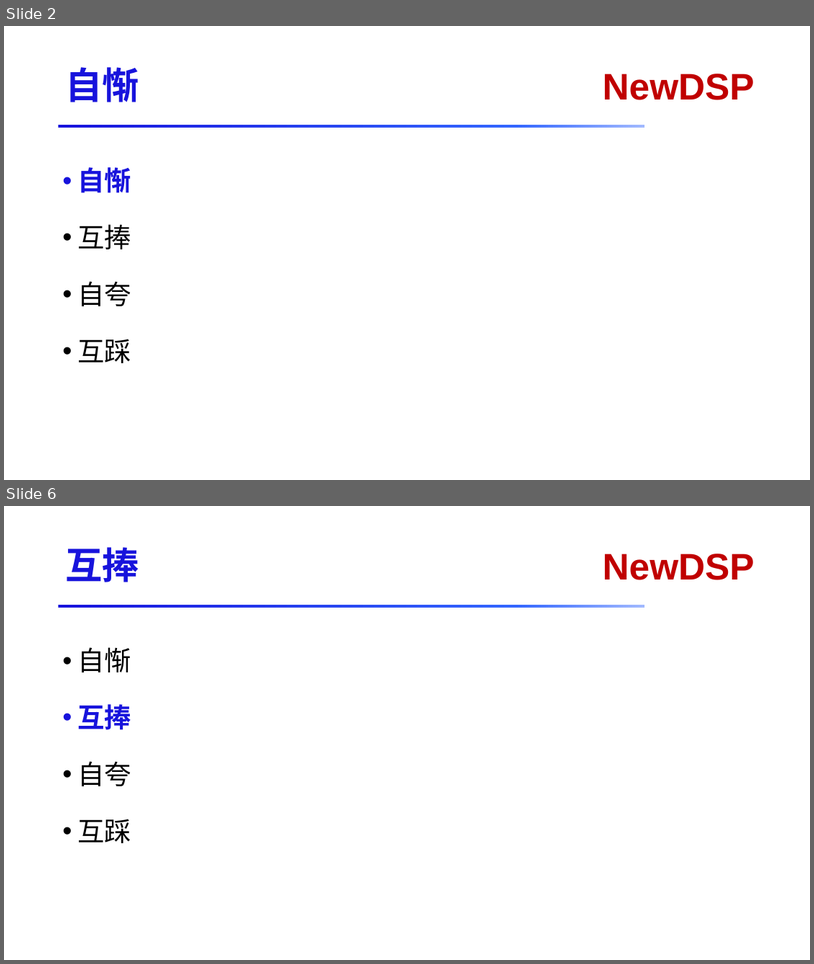
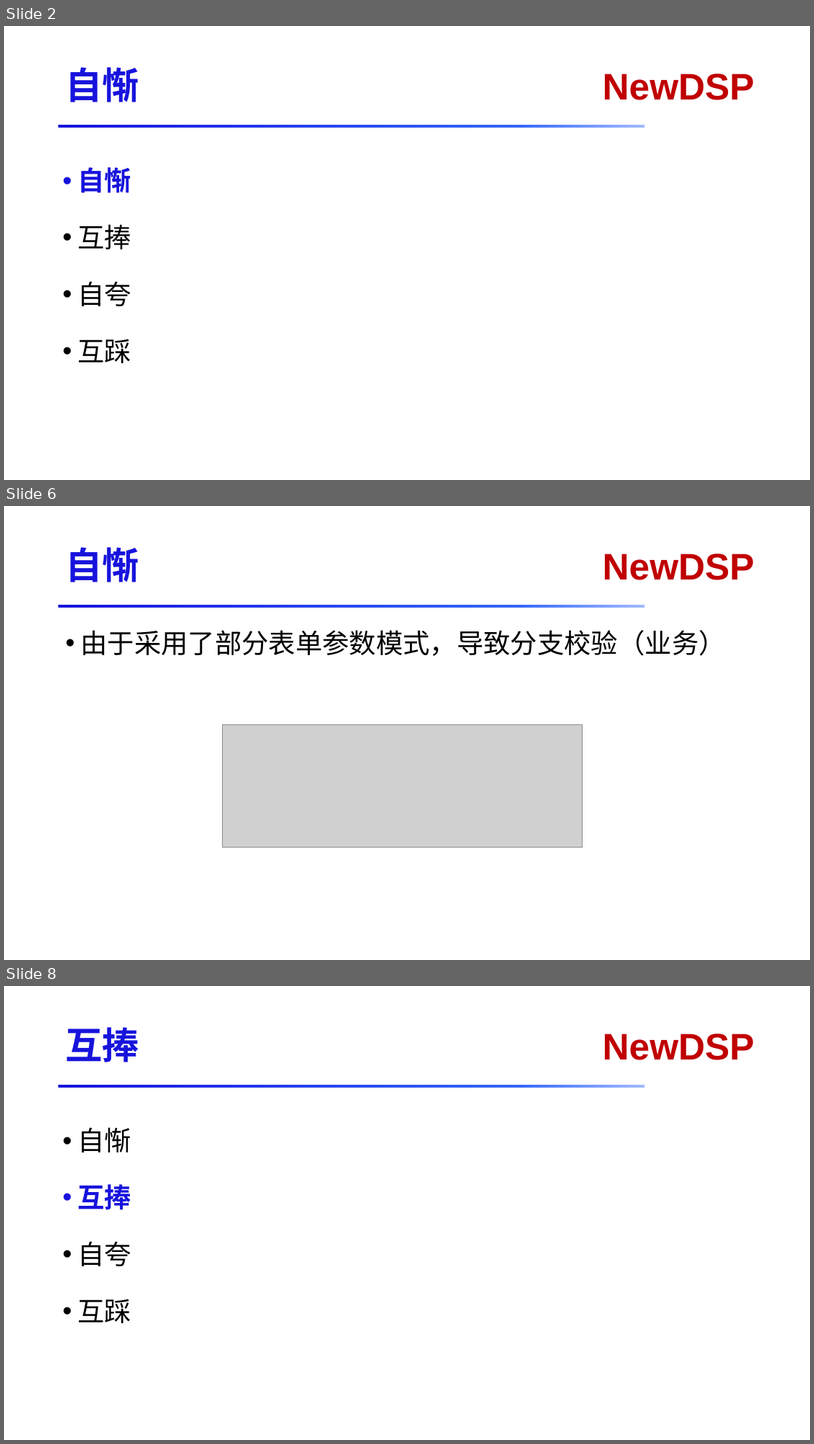
Before and after one commit to RedMagicVer7/docs, a slide deck: dsp/code/DSP代码赌场.pptx. Shown one above the other, each under a label of ours: slides 2 and 6 before the commit, slides 2, 6 and 8 after it; the slides between them are not shown. The pictures are 814x964 and 814x1444 pixels, drawn with LibreOffice and Linux fonts; fonts in the diff are those of the drawing; grey boxes stand for pictures. Boxes give left, top, right and bottom in pixels: in the first picture for what was removed or moved away, otherwise in the second. Text is boxed around its words. In the diff, an @@ line names an element or a change of style, - is before the commit and + after.

```diff
--- a/dsp/code/DSP代码赌场.pptx
+++ b/dsp/code/DSP代码赌场.pptx
@@ slide 6 added at [4, 506, 810, 960], background #FFFFFF; not listed: 2 template elements that a slide beside it also shows @@
@@ title added at [65, 547, 139, 582], 44 pt, text #1713DC, bold @@
+自惭
@@ text added at [80, 630, 725, 656], 32 pt, text #000000 @@
+• 由于采用了部分表单参数模式，导致分支校验（业务）
@@ picture added at [222, 724, 582, 847] @@
@@ what was slide 6 is now slide 8 @@
```
Also in this commit, not shown: 10 slides changed, 3 other slides added.
